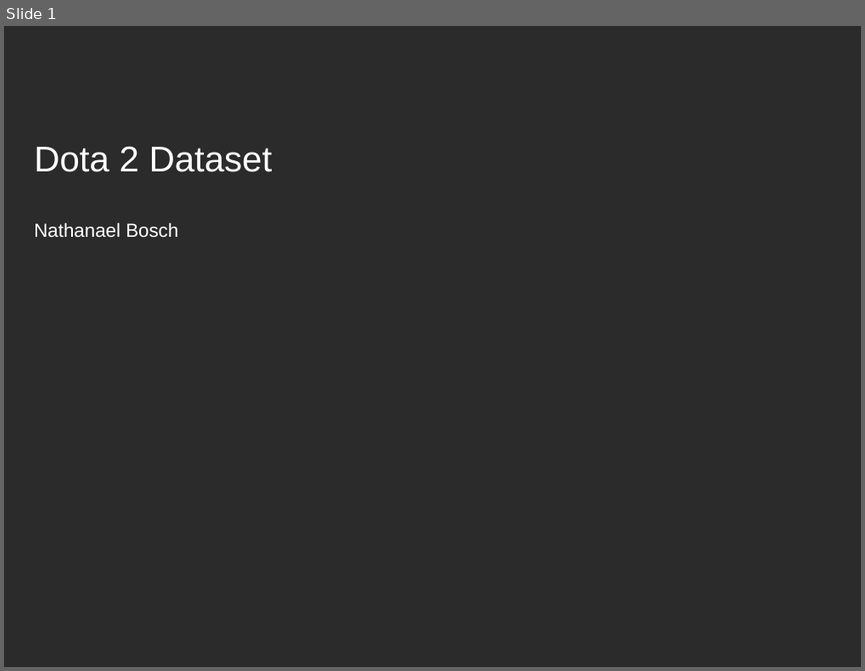
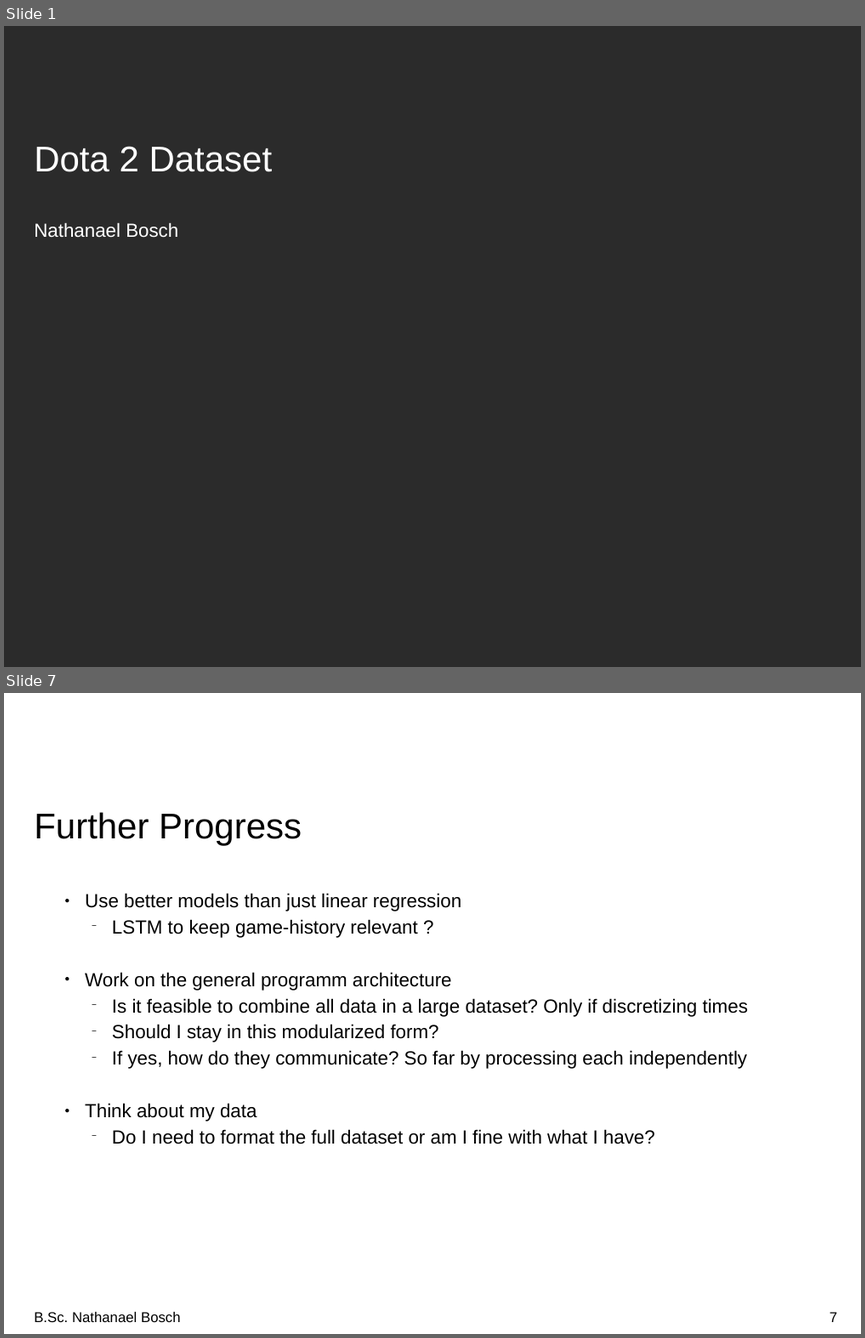
Before and after one commit to nathanaelbosch/GNTRM, a slide deck: challenges/challenge3/challenge3.odp. Shown one above the other, each under a label of ours: slide 1 before the commit, slides 1 and 7 after it; the slides between them are not shown. The pictures are 865x671 and 865x1338 pixels, drawn with LibreOffice and Linux fonts; fonts in the diff are those of the drawing; background and template pictures are left out; a plain dark background stands for a picture behind light text. Boxes give left, top, right and bottom in pixels: in the first picture for what was removed or moved away, otherwise in the second. Text is boxed around its words. In the diff, an @@ line names an element or a change of style, - is before the commit and + after.

Commit message:
3rd Seminar
Game prediction working
Using gold and teamfights
Simple linear models, even simpler combination by taking the mean
97.92% accuracy, measured by "the programm guesses correct at the end
of the game"

Better plots!

Worked on teamfights in general

```diff
--- a/challenges/challenge3/challenge3.odp
+++ b/challenges/challenge3/challenge3.odp
@@ slide 7 added at (4, 693, 861, 1334), background #FFFFFF @@
@@ title added at (34, 812, 302, 846), 30 pt, text #000000 @@
+Further Progress
@@ text added at (85, 893, 748, 1144), 16 pt, text #000000 @@
+● Use better models than just linear regression
+  − LSTM to keep game-history relevant ?
+● Work on the general programm architecture
+  − Is it feasible to combine all data in a large dataset? Only if discretizing times
+  − Should I stay in this modularized form?
+  − If yes, how do they communicate? So far by processing each independently
+● Think about my data
+  − Do I need to format the full dataset or am I fine with what I have?
@@ text added at (34, 1312, 181, 1322), 12 pt, text #000000 @@
+B.Sc. Nathanael Bosch
@@ page number added at (829, 1312, 837, 1322), 12 pt, text #000000 @@
+7
```
Also in this commit, not shown: 3 slides changed, 2 other slides added, 2 slides removed, 9 other files.
